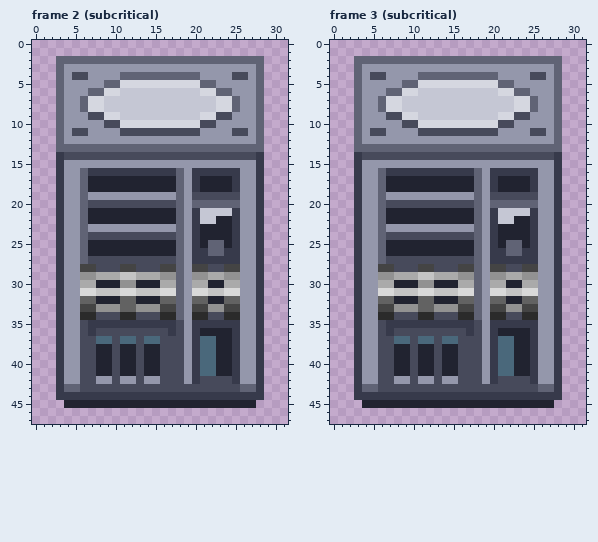
One commit to this pixel-art file: assets/originals/art/machines/reflection_chamber.aseprite. This is how it looked before the edit.
32x48 pixels, 122 frames. Shown: frame 2 (subcritical), frame 3 (subcritical). The commit also changed other frames, which this record leaves out.
The same view after the edit:
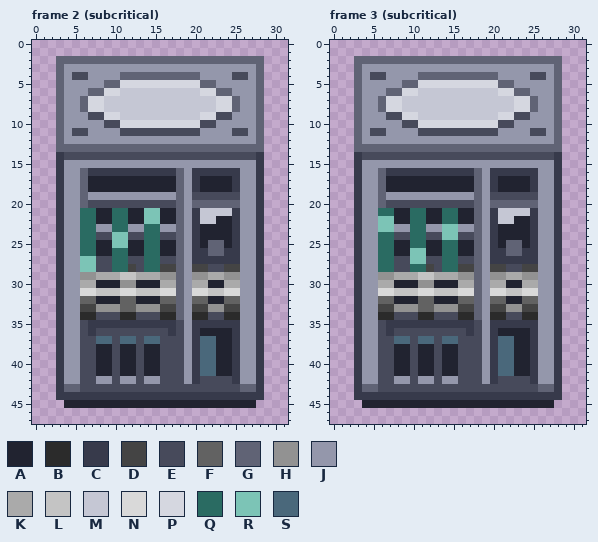
Palette (. is transparent): A #212330  B #2b2b2b  C #373a4b  D #444444  E #474a5b  F #626262  G #606375  H #929292  J #9497ab  K #aaaaaa  L #c4c4c4  M #c5c7d4  N #d9d9d9  P #d5d7e0  Q #2a6b62  R #7cc4b6  S #4a687b
Diff:
--- frame 2 (subcritical), layer "base_housing"
@@ x 4..17 @@
 20 JJGEEEEEEEEEEE
-21 JJGAAAAAAAAAAA
-22 JJGAAAAAAAAAAA
-23 JJGJJJJJJJJJJJ
-24 JJGEEEEEEEEEEE
-25 JJGAAAAAAAAAAA
-26 JJGAAAAAAAAAAA
-27 JJGEEEEEEEEEEE
-28 JJDDEEEDDEEEDD
+21 JJQQAAQQAARRAA
+22 JJQQAAQQAARRAA
+23 JJQQJJQQJJQQJJ
+24 JJQQEERREEQQEE
+25 JJQQAARRAAQQAA
+26 JJQQAAQQAAQQAA
+27 JJRREEQQEEQQEE
+28 JJRREEQQDEQQDD
 29 JJHHKKKLLKKKHH
--- frame 3 (subcritical), layer "base_housing"
@@ x 4..17 @@
 20 JJGEEEEEEEEEEE
-21 JJGAAAAAAAAAAA
-22 JJGAAAAAAAAAAA
-23 JJGJJJJJJJJJJJ
-24 JJGEEEEEEEEEEE
-25 JJGAAAAAAAAAAA
-26 JJGAAAAAAAAAAA
-27 JJGEEEEEEEEEEE
-28 JJDDEEEDDEEEDD
+21 JJQQAAQQAAQQAA
+22 JJRRAAQQAAQQAA
+23 JJRRJJQQJJRRJJ
+24 JJQQEEQQEERREE
+25 JJQQAAQQAAQQAA
+26 JJQQAARRAAQQAA
+27 JJQQEERREEQQEE
+28 JJQQEEQQDEQQDD
 29 JJHHKKKLLKKKHH
